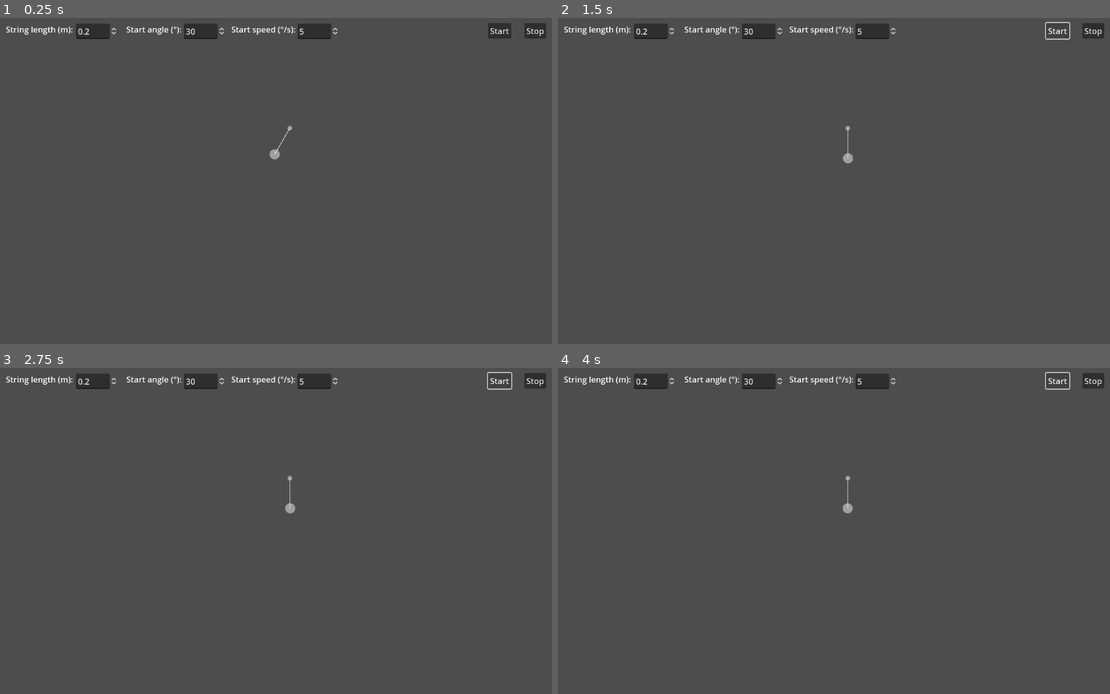
Above: before the commit, frames 1-4 (two rows, left to right).
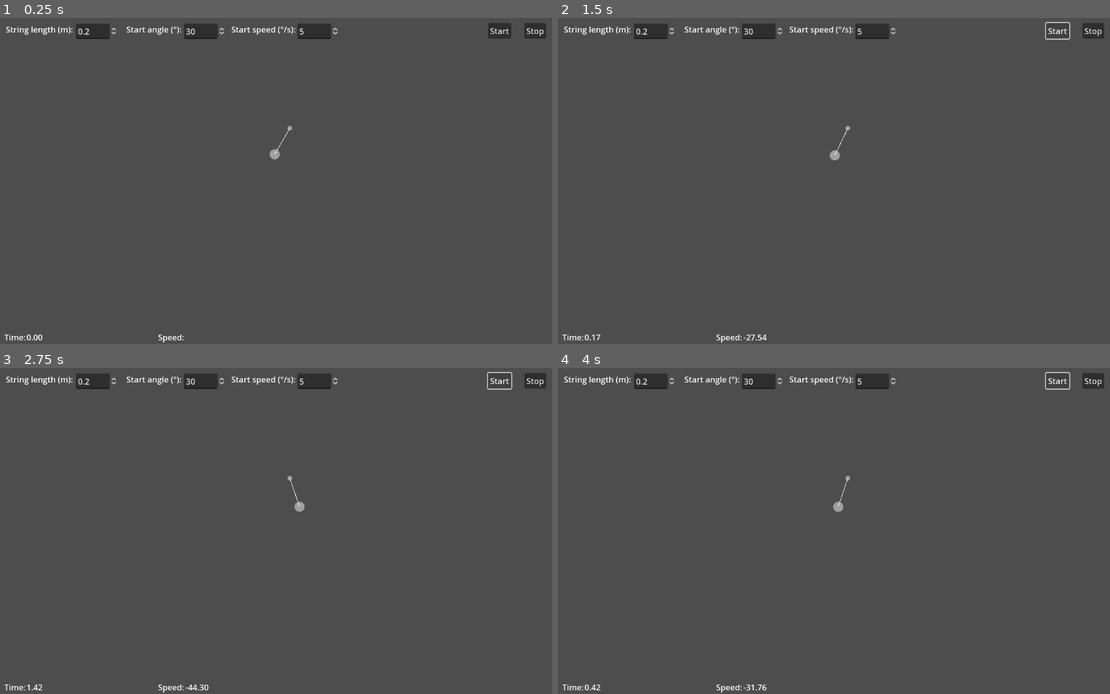
Above: after the commit, the same moments.

Repository: NemoNology/Computer-Modeling
Game: Godot game, scene res://main_scene.tscn
Same seed, same stepped clock (60 frames per second), same inputs: the game is played once before the commit and once after it.
Inputs:
- Up to frame 1 (0.25 s): no input
- Up to frame 2 (1.5 s): click "Stop" at 0.5 s; click "Start" at 1.25 s
- Up to frame 3 (2.75 s): click "Start" at 2 s
- Up to frame 4 (4 s): click "Stop" at 2.75 s; click "Start" at 3.5 s

The runs differ from the first frame. In frame 1, 0.1% of the frame differs, in the area x 0-34%, y 97-100%; in frame 2, 0.3%, in the area x 0-54%, y 34-100%; in frame 3, 0.3%; in frame 4, 0.3%.

Commit message:
Build 0.8

Diff:
--- a/Lab-s/4/Godot/Line2D.gd
+++ b/Lab-s/4/Godot/Line2D.gd
@@ -1,6 +1,7 @@
 extends Line2D
 
 var point = Vector2.ZERO;
+
 
 func _ready():
 
--- /dev/null
+++ b/Lab-s/4/Godot/Speed.gd
@@ -0,0 +1,6 @@
+extends Label
+
+
+func _on_ball_on_for_diagnostic(time, _speed: float):
+
+	text = ("%.2f" % _speed);
--- /dev/null
+++ b/Lab-s/4/Godot/Time.gd
@@ -0,0 +1,6 @@
+extends Label
+
+
+func _on_ball_on_for_diagnostic(time, _speed):
+
+	text = ("%.2f" % time);
--- a/Lab-s/4/Godot/ball.gd
+++ b/Lab-s/4/Godot/ball.gd
@@ -1,11 +1,13 @@
 extends CharacterBody2D
 
-const g = 9.8;
+const g = 9.81;
 
 var _stringLength = 0.2;
 var _startAngleRad = deg_to_rad(30);
-var _speed = deg_to_rad(5);
+var _startSpeed = deg_to_rad(5);
 
+
+var _speed;
 var frequency: float;
 var amplituda: float;
 var startPhase: float;
@@ -13,14 +15,15 @@
 var _isSimulationProcessing: bool = false;
 var time = 0;
 
-
+signal OnForDiagnostic(time: float, _speed: float);
 
 func _on_ready():
 
 	position.y = _stringLength * 3e2;
 	position.x = 0;
-	Rotate(_startAngleRad);
+	position = position.rotated(_startAngleRad);
 	Recalculate();
+	OnForDiagnostic.emit(time, _speed);
 
 
 func _physics_process(delta):
@@ -29,28 +32,23 @@
 		return;
 
 	_speed = -(g / _stringLength) * sin(Solution(time));
-	Rotate(_speed * delta**2);
+
+	OnForDiagnostic.emit(time, _speed);
+
+	position = position.rotated(_speed * delta**2);
 	time += delta;
-
 
 
 func Recalculate():
 
 	frequency = sqrt(_stringLength / g);
-	startPhase = atan(-_speed / (_stringLength * frequency * _startAngleRad));
-	amplituda = sqrt(_startAngleRad**2 + _speed**2 / (_stringLength * frequency)**2);
+	startPhase = atan(-_startSpeed / (_stringLength * frequency * _startAngleRad));
+	amplituda = sqrt(_startAngleRad**2 + _startSpeed**2 / (_stringLength * frequency)**2);
 
 
 func Solution(t: float):
 
 	return amplituda * cos(frequency * t + startPhase);
-
-func Rotate(angleRad: float):
-
-	position.y = _stringLength * 3e2;
-	position.x = 0;
-	position = position.rotated(angleRad);
-
 
 func _on_input_string_length_value_changed(value):
 
@@ -66,7 +64,7 @@
 
 func _on_input_start_speed_value_changed(value):
 
-	_speed = deg_to_rad(value);
+	_startSpeed = deg_to_rad(value);
 	_on_stop_pressed();
 
 
@@ -78,4 +76,10 @@
 func _on_stop_pressed():
 
 	_isSimulationProcessing = false;
+	position.y = _stringLength * 3e2;
+	position.x = 0;
+	position = position.rotated(_startAngleRad);
+	time = 0;
+	_speed = 0;
+	OnForDiagnostic.emit(time, _startSpeed);
 	Recalculate();
--- a/Lab-s/4/Godot/main_scene.tscn
+++ b/Lab-s/4/Godot/main_scene.tscn
@@ -1,7 +1,9 @@
-[gd_scene load_steps=3 format=3 uid="uid://crixug624h05h"]
+[gd_scene load_steps=5 format=3 uid="uid://crixug624h05h"]
 
+[ext_resource type="Script" path="res://Time.gd" id="1_eylrk"]
 [ext_resource type="Texture2D" uid="uid://8fiq0weps5x3" path="res://SphereSprite.png" id="1_g3pp8"]
 [ext_resource type="PackedScene" uid="uid://cepknk4u1rn5l" path="res://ball.tscn" id="1_r2c04"]
+[ext_resource type="Script" path="res://Speed.gd" id="2_0sggn"]
 
 [node name="MainScene" type="Node2D"]
 
@@ -79,6 +81,7 @@
 offset_left = 131.0
 offset_right = 214.063
 offset_bottom = 31.0
+step = 0.1
 value = 5.0
 
 [node name="Buttoms" type="Control" parent="UI"]
@@ -102,6 +105,50 @@
 offset_bottom = 31.0
 text = "Stop"
 
+[node name="Output" type="Control" parent="UI"]
+anchors_preset = 0
+offset_left = -566.0
+offset_top = 404.0
+offset_right = -526.0
+offset_bottom = 444.0
+
+[node name="Time" type="Control" parent="UI/Output"]
+anchors_preset = 0
+offset_right = 40.0
+offset_bottom = 40.0
+
+[node name="Label" type="Label" parent="UI/Output/Time"]
+layout_mode = 0
+offset_right = 43.0
+offset_bottom = 26.0
+text = "Time:"
+
+[node name="Output" type="Label" parent="UI/Output/Time"]
+layout_mode = 0
+offset_left = 44.0
+offset_right = 87.0
+offset_bottom = 26.0
+script = ExtResource("1_eylrk")
+
+[node name="Speed" type="Control" parent="UI/Output"]
+anchors_preset = 0
+offset_left = 305.0
+offset_right = 345.0
+offset_bottom = 40.0
+
+[node name="Label" type="Label" parent="UI/Output/Speed"]
+layout_mode = 0
+offset_right = 43.0
+offset_bottom = 26.0
+text = "Speed:"
+
+[node name="Output" type="Label" parent="UI/Output/Speed"]
+layout_mode = 0
+offset_left = 54.0
+offset_right = 97.0
+offset_bottom = 26.0
+script = ExtResource("2_0sggn")
+
 [node name="Camera2D" type="Camera2D" parent="."]
 position = Vector2(0, 105)
 scale = Vector2(1, 0.251917)
@@ -117,3 +164,5 @@
 [connection signal="value_changed" from="UI/Inputs/Start Speed/inputStartSpeed" to="Ball" method="_on_input_start_speed_value_changed"]
 [connection signal="pressed" from="UI/Buttoms/start" to="Ball" method="_on_start_pressed"]
 [connection signal="pressed" from="UI/Buttoms/stop" to="Ball" method="_on_stop_pressed"]
+[connection signal="OnForDiagnostic" from="Ball" to="UI/Output/Time/Output" method="_on_ball_on_for_diagnostic"]
+[connection signal="OnForDiagnostic" from="Ball" to="UI/Output/Speed/Output" method="_on_ball_on_for_diagnostic"]
